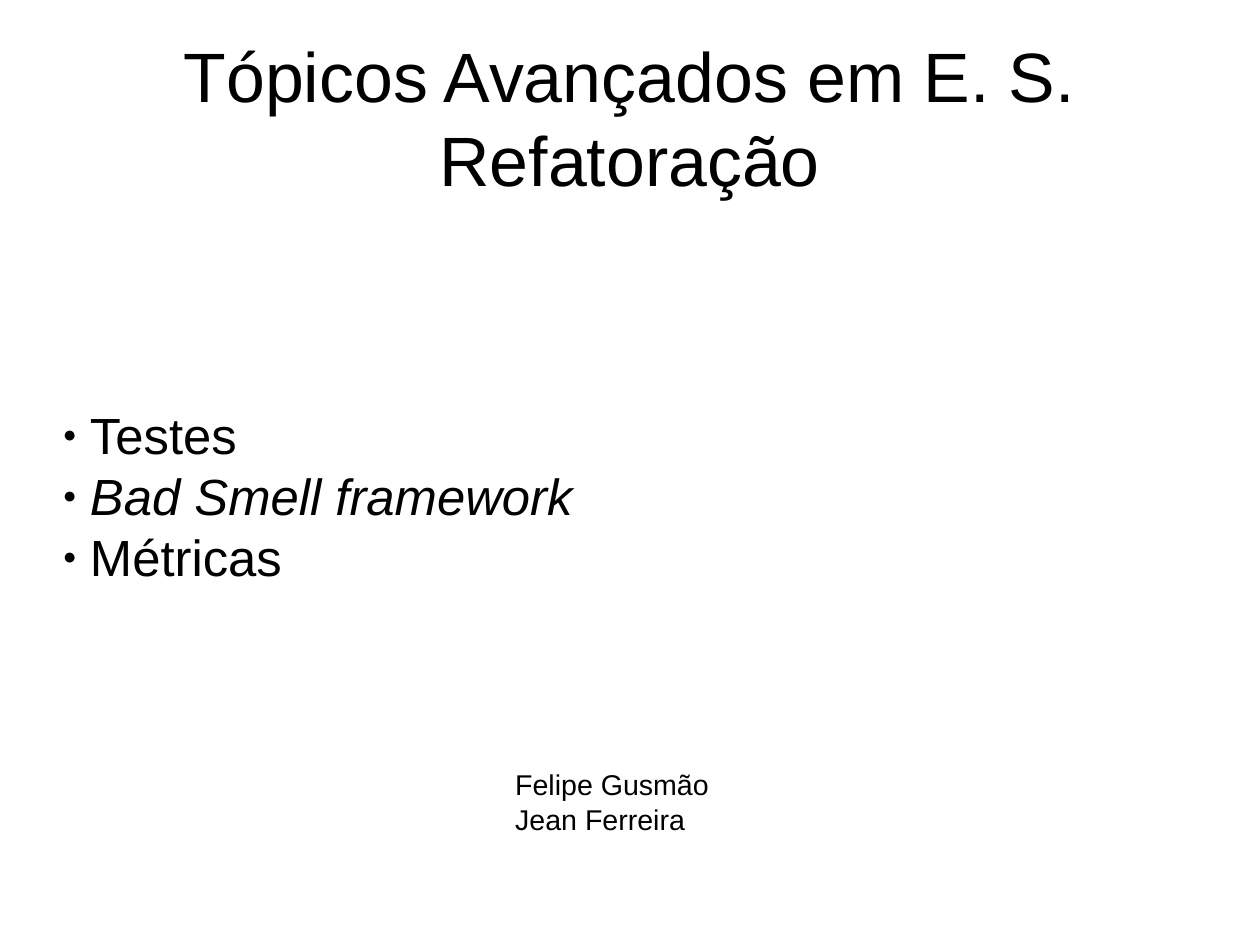
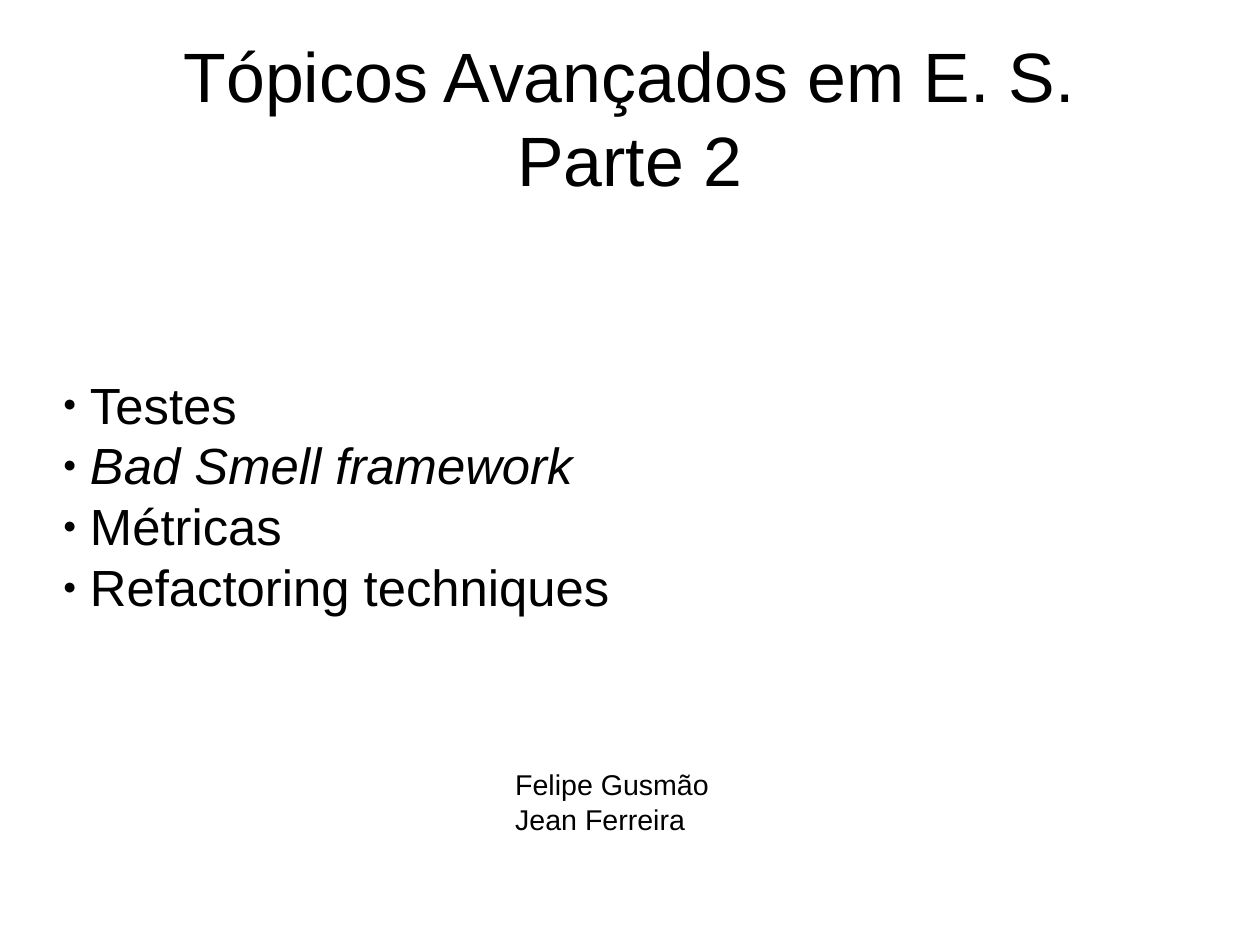
Before and after one commit to gusmaoFelipe/imageMap, a slide deck: slide 1 of apresentacaoFinal/apresentacao2.odp. Drawn at 1260x945 pixels with LibreOffice and Linux fonts; fonts in the diff are those of the drawing. Boxes give left, top, right and bottom in pixels: in the first picture for what was removed or moved away, otherwise in the second. Text is boxed around its words. In the diff, an @@ line names an element or a change of style, - is before the commit and + after.

Commit message:
Aplicando técnicas de refatoração

```diff
--- a/apresentacaoFinal/apresentacao2.odp
+++ b/apresentacaoFinal/apresentacao2.odp
@@ title at (x1=184, y1=50, x2=1075, y2=187): text changed @@
-Tópicos Avançados em E. S.
-Refatoração
+Tópicos Avançados em E. S.
+Parte 2
@@ subtitle at (x1=90, y1=569, x2=610, y2=617): paragraph added @@
+● Refactoring techniques
```
Also in this commit, not shown: 10 slides added, 11 other files.
